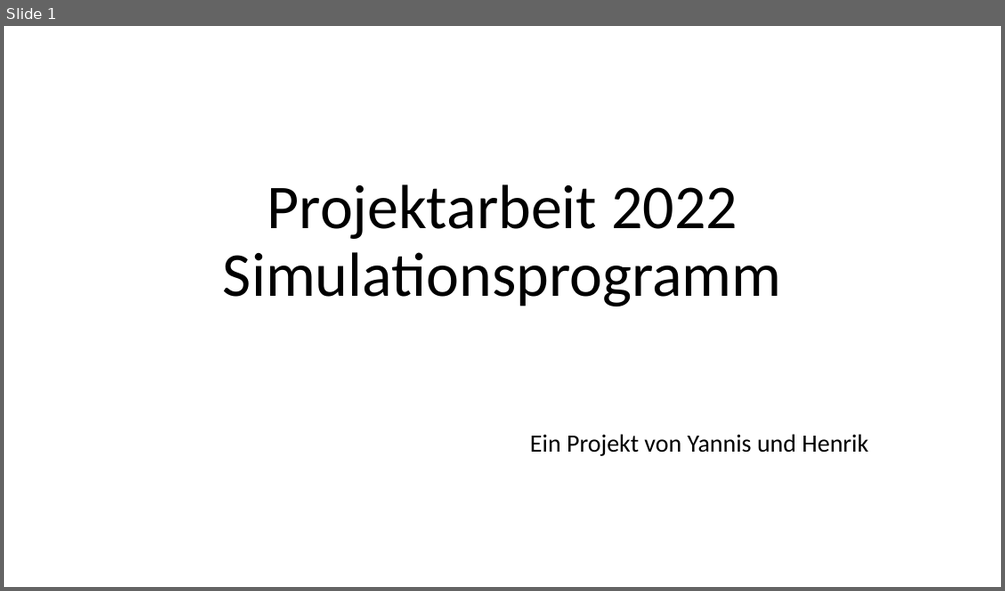
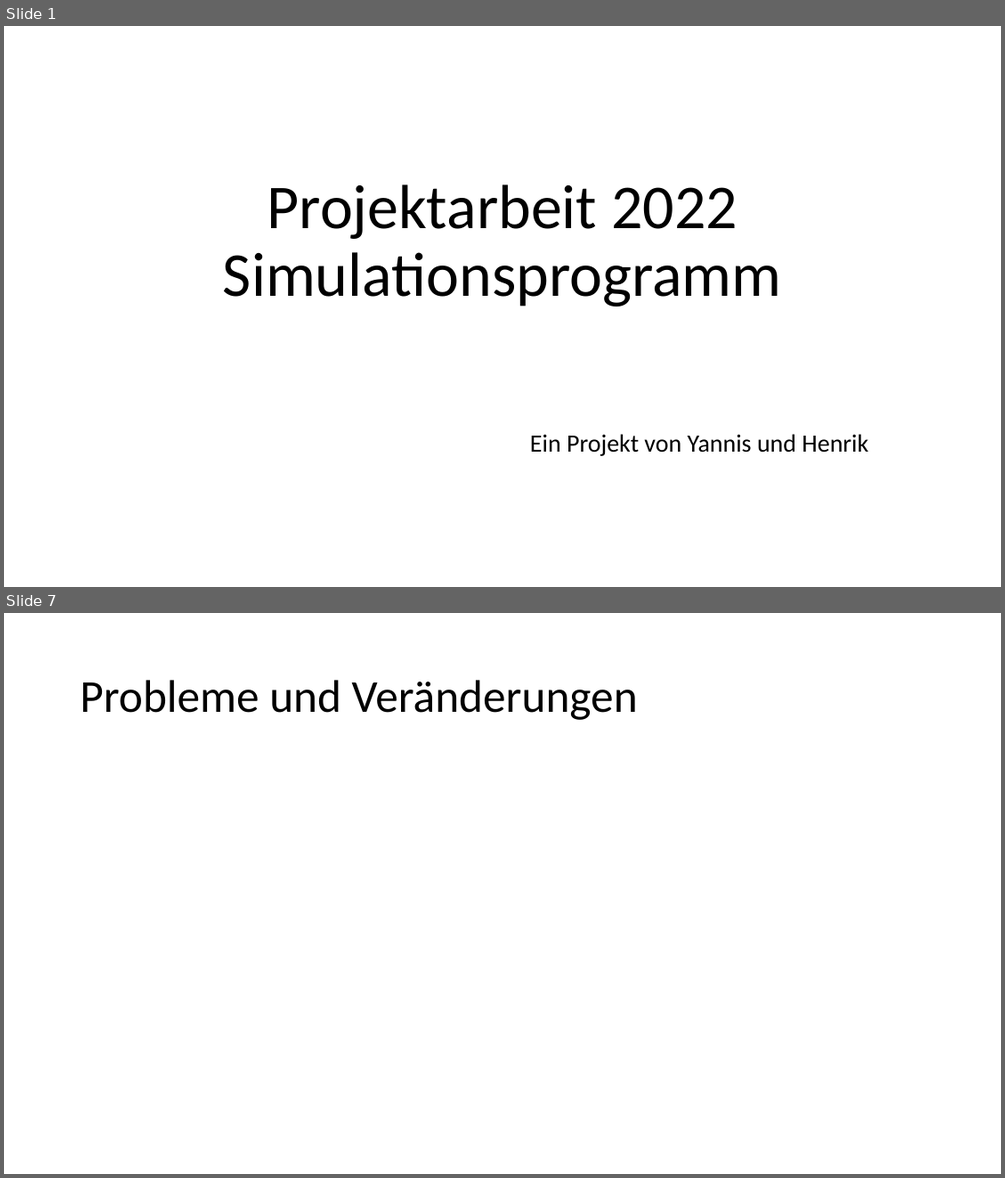
Before and after one commit to Sytoplis/InfProjekt2022, a slide deck: Präsentation Projektarbeit.pptx. Shown one above the other, each under a label of ours: slide 1 before the commit, slides 1 and 7 after it; the slides between them are not shown. The pictures are 1005x591 and 1005x1178 pixels, drawn with LibreOffice and Linux fonts; fonts in the diff are those of the drawing. Boxes give left, top, right and bottom in pixels: in the first picture for what was removed or moved away, otherwise in the second. Text is boxed around its words. In the diff, an @@ line names an element or a change of style, - is before the commit and + after.

```diff
--- a/Präsentation Projektarbeit.pptx
+++ b/Präsentation Projektarbeit.pptx
@@ slide 7 added at bbox=[4, 613, 1001, 1174], background #FFFFFF @@
@@ title added at bbox=[80, 680, 638, 720], 44 pt, text #000000 @@
+Probleme und Veränderungen
```
Also in this commit, not shown: 1 slide changed, 7 other slides added, 6 slides removed.
